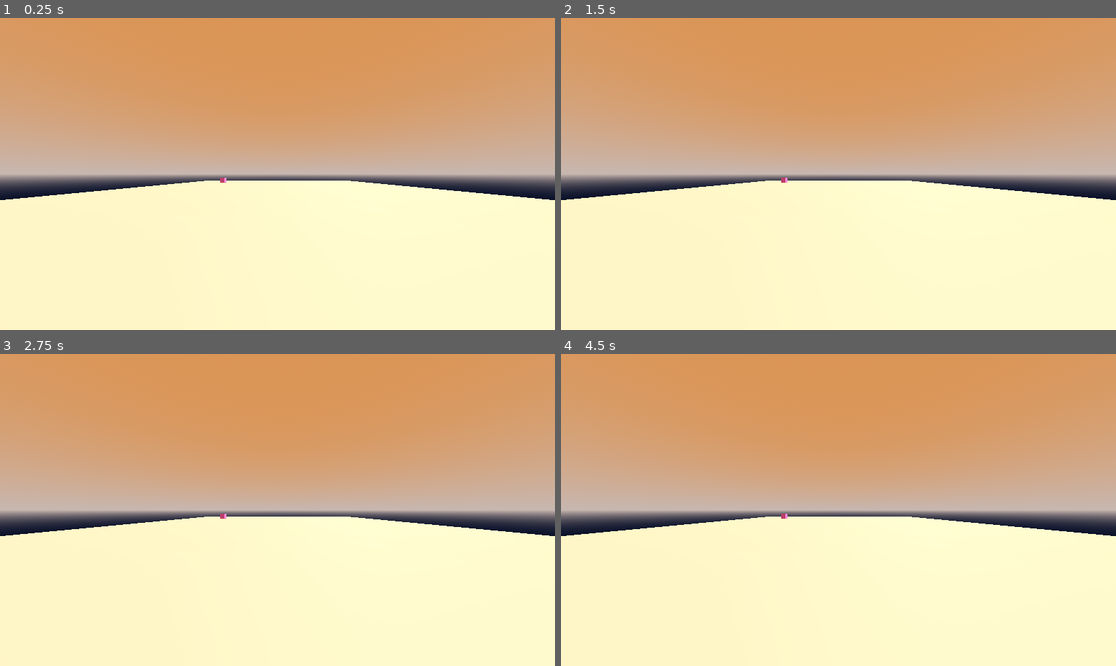
Above: before the commit, frames 1-4 (two rows, left to right).
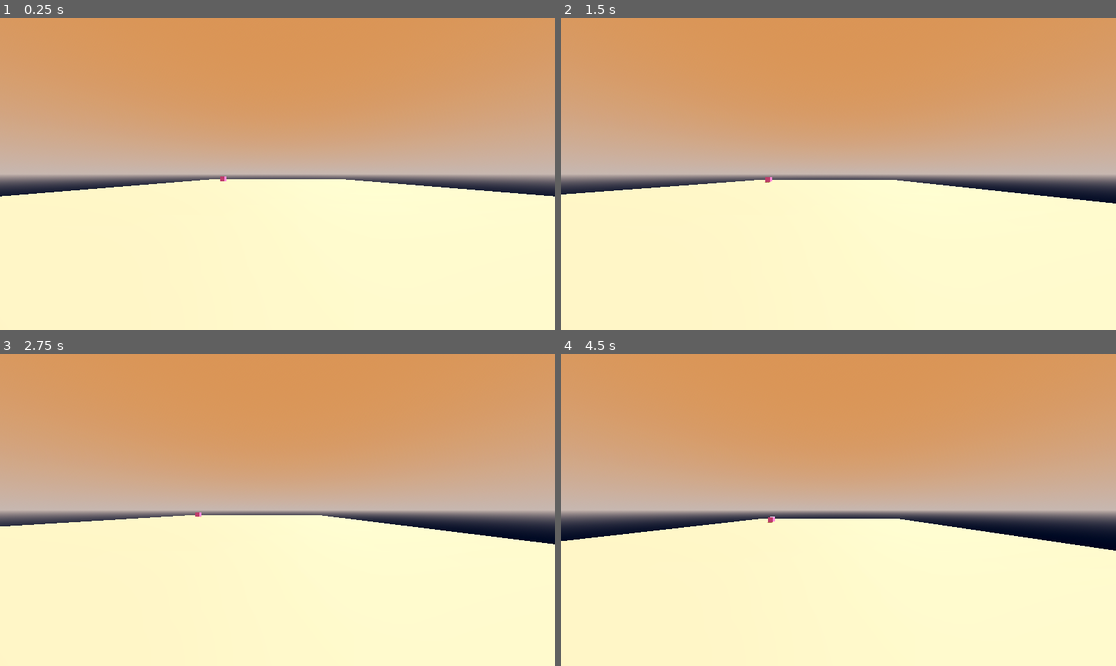
Above: after the commit, the same moments.

Repository: Slippery-Marker/TMTV_SJ2025
Game: Godot game, scene res://Scenes/Levels/test.tscn
Two runs of this game, one before a commit and one after it. Both use one fixed random seed, a clock stepped at 60 frames per second and the inputs below. The project has no main scene, so this scene is started directly.
Inputs:
- Up to frame 1 (0.25 s): no input
- Up to frame 2 (1.5 s): hold D (mrightward, bound only after the commit) 0.53-1.28 s; tap Space (jump, bound only after the commit) at 0.6, 0.77, 1.07, 1.35 s; hold S (mbackward, bound only after the commit) from 1.28 s (still down)
- Up to frame 3 (2.75 s): tap Space (jump, bound only after the commit) at 1.52, 1.82, 2.1 s; release S (mbackward, bound only after the commit) at 2.03 s; hold D (mrightward, bound only after the commit) from 2.03 s (still down)
- Up to frame 4 (4.5 s): release D (mrightward, bound only after the commit) at 2.78 s; hold W (mforward, bound only after the commit) 2.78-3.53 s; tap Space (jump, bound only after the commit) at 2.85, 3.02, 3.32, 3.6, 3.77, 4.07, 4.35 s; hold A (mleftward, bound only after the commit) from 3.53 s (still down)

The runs differ from the first frame. In frame 1, 0.7% of the frame differs, in the area x 0-100%, y 50-59%; in frame 2, 0.8%; in frame 3, 1.5%; in frame 4, 1.7%, in the area x 0-100%, y 51-64%.

Commit message:
today is like a diamond (here comes hope)
i have started working on Gdscript...im liking it more than c#.
includes movement codes and setup for screen turning features (mouse motion implementation)

Diff:
--- a/Scenes/Levels/test.tscn
+++ b/Scenes/Levels/test.tscn
@@ -1,6 +1,6 @@
 [gd_scene load_steps=6 format=3 uid="uid://dnjra2ol5vbe8"]
 
-[ext_resource type="PackedScene" uid="uid://xgxdbavmpxxa" path="res://Scenes/PB/Player.tscn" id="1_cmgem"]
+[ext_resource type="PackedScene" uid="uid://xgxdbavmpxxa" path="res://scenes/PB/Player.tscn" id="1_cmgem"]
 
 [sub_resource type="ProceduralSkyMaterial" id="ProceduralSkyMaterial_cmgem"]
 sky_top_color = Color(0.7451432, 0.45579368, 0.26899692, 1)
@@ -20,7 +20,7 @@
 [sub_resource type="StandardMaterial3D" id="StandardMaterial3D_cmgem"]
 albedo_color = Color(1, 0.47058824, 1, 1)
 
-[node name="Test" type="Node3D"]
+[node name="test" type="Node3D"]
 
 [node name="WorldEnvironment" type="WorldEnvironment" parent="."]
 environment = SubResource("Environment_q1p36")
@@ -39,7 +39,7 @@
 [node name="PlayerController" parent="." instance=ExtResource("1_cmgem")]
 transform = Transform3D(1, 0, 0, 0, 1, 0, 0, 0, 1, 0, 0.41574514, 21.194271)
 
-[node name="test object" type="CSGBox3D" parent="."]
+[node name="TestObject" type="CSGBox3D" parent="."]
 transform = Transform3D(1, 0, 0, 0, 0.9999945, 0.0033161195, 0, -0.0033161195, 0.9999945, -11.70214, 0.6882864, -12.841734)
 material_override = SubResource("StandardMaterial3D_cmgem")
 use_collision = true
--- a/Scenes/PB/Player.tscn
+++ b/Scenes/PB/Player.tscn
@@ -1,8 +1,11 @@
-[gd_scene load_steps=2 format=3 uid="uid://xgxdbavmpxxa"]
+[gd_scene load_steps=3 format=3 uid="uid://xgxdbavmpxxa"]
+
+[ext_resource type="Script" uid="uid://bud7dup4vpwq6" path="res://programs/player_brain.gd" id="1_t4ird"]
 
 [sub_resource type="CapsuleShape3D" id="CapsuleShape3D_of6eb"]
 
 [node name="PlayerController" type="CharacterBody3D"]
+script = ExtResource("1_t4ird")
 
 [node name="CollisionShape3D" type="CollisionShape3D" parent="."]
 transform = Transform3D(1, 0, 0, 0, 1, 0, 0, 0, 1, 0, 1, 0)
@@ -11,10 +14,12 @@
 [node name="CameraController" type="Node3D" parent="."]
 transform = Transform3D(1, 0, 0, 0, 1, 0, 0, 0, 1, 0, 1.6, 0)
 
-[node name="Camera3D" type="Camera3D" parent="CameraController"]
+[node name="PlayerCamera" type="Camera3D" parent="CameraController"]
+unique_name_in_owner = true
 transform = Transform3D(1, 0, 0, 0, 1, 0, 0, 0, 1, 0, 0, -0.48721588)
 fov = 90.0
 
-[node name="PlayerRay" type="RayCast3D" parent="CameraController/Camera3D"]
+[node name="PlayerRay" type="RayCast3D" parent="CameraController/PlayerCamera"]
+unique_name_in_owner = true
 collision_mask = 3
 collide_with_areas = true
--- /dev/null
+++ b/programs/player_brain.gd
@@ -0,0 +1,11 @@
+class_name player_brain
+extends CharacterBody3D
+var movement: player_movement
+func _ready() -> void:
+	movement = player_movement.new()
+	movement.set_character_node(self)
+func _physics_process(delta: float) -> void:
+	movement.handle_movement(delta)
+# NOTE: NEVER USE _process for anything realtime like movement. harsh lesson learned.
+func _process(delta: float) -> void:
+	pass
--- /dev/null
+++ b/programs/player_movement.gd
@@ -0,0 +1,30 @@
+class_name player_movement
+# Does NOT need to be inheriting from the node it's trying to affect. also RefCounted is cool.
+extends RefCounted
+const SPEED = 5.0
+const JUMP_VELOCITY = 4.5
+var character: CharacterBody3D
+var mouse:player_movement_mouseinfluence
+func _ready()->void:
+	mouse=player_movement_mouseinfluence.new()
+func set_character_node(node: CharacterBody3D) -> void:
+	# PlayerController's self Getter Setter within player_brain.gd
+	character = node
+# NOTE: making custom functions is always better than using default ones.
+func handle_movement(delta: float) -> void:
+	# Get the full gravity vector from the CharacterBody3D node
+	var gravity: Vector3 = character.get_gravity()
+	# Apply gravity only to the Y component of velocity
+	if not character.is_on_floor():
+		character.velocity.y += gravity.y * delta
+	if Input.is_action_just_pressed("jump") and character.is_on_floor():
+		character.velocity.y = JUMP_VELOCITY
+	var input_dir := Input.get_vector("mleftward", "mrightward", "mforward", "mbackward")
+	var direction := (character.transform.basis * Vector3(input_dir.x, 0, input_dir.y)).normalized()
+	if direction:
+		character.velocity.x = direction.x * SPEED
+		character.velocity.z = direction.z * SPEED
+	else:
+		character.velocity.x = move_toward(character.velocity.x, 0, SPEED)
+		character.velocity.z = move_toward(character.velocity.z, 0, SPEED)
+	character.move_and_slide()
--- /dev/null
+++ b/programs/player_movement_mouseinfluence.gd
@@ -0,0 +1,6 @@
+class_name player_movement_mouseinfluence
+extends RefCounted
+func _ready() -> void:
+	pass
+func _physics_process(delta: float) -> void:
+	pass
--- a/project.godot
+++ b/project.godot
@@ -14,6 +14,73 @@
 config/features=PackedStringArray("4.5", "Mobile")
 config/icon="res://icon.svg"
 
+[editor]
+
+version_control/autoload_on_startup=true
+
+[input]
+
+mforward={
+"deadzone": 0.2,
+"events": [Object(InputEventKey,"resource_local_to_scene":false,"resource_name":"","device":-1,"window_id":0,"alt_pressed":false,"shift_pressed":false,"ctrl_pressed":false,"meta_pressed":false,"pressed":false,"keycode":0,"physical_keycode":87,"key_label":0,"unicode":119,"location":0,"echo":false,"script":null)
+]
+}
+mbackward={
+"deadzone": 0.2,
+"events": [Object(InputEventKey,"resource_local_to_scene":false,"resource_name":"","device":-1,"window_id":0,"alt_pressed":false,"shift_pressed":false,"ctrl_pressed":false,"meta_pressed":false,"pressed":false,"keycode":0,"physical_keycode":83,"key_label":0,"unicode":115,"location":0,"echo":false,"script":null)
+]
+}
+mleftward={
+"deadzone": 0.2,
+"events": [Object(InputEventKey,"resource_local_to_scene":false,"resource_name":"","device":-1,"window_id":0,"alt_pressed":false,"shift_pressed":false,"ctrl_pressed":false,"meta_pressed":false,"pressed":false,"keycode":0,"physical_keycode":65,"key_label":0,"unicode":97,"location":0,"echo":false,"script":null)
+]
+}
+mrightward={
+"deadzone": 0.2,
+"events": [Object(InputEventKey,"resource_local_to_scene":false,"resource_name":"","device":-1,"window_id":0,"alt_pressed":false,"shift_pressed":false,"ctrl_pressed":false,"meta_pressed":false,"pressed":false,"keycode":0,"physical_keycode":68,"key_label":0,"unicode":100,"location":0,"echo":false,"script":null)
+]
+}
+jump={
+"deadzone": 0.2,
+"events": [Object(InputEventKey,"resource_local_to_scene":false,"resource_name":"","device":-1,"window_id":0,"alt_pressed":false,"shift_pressed":false,"ctrl_pressed":false,"meta_pressed":false,"pressed":false,"keycode":0,"physical_keycode":32,"key_label":0,"unicode":32,"location":0,"echo":false,"script":null)
+]
+}
+exit={
+"deadzone": 0.2,
+"events": [Object(InputEventKey,"resource_local_to_scene":false,"resource_name":"","device":-1,"window_id":0,"alt_pressed":false,"shift_pressed":false,"ctrl_pressed":false,"meta_pressed":false,"pressed":false,"keycode":0,"physical_keycode":4194305,"key_label":0,"unicode":0,"location":0,"echo":false,"script":null)
+]
+}
+int1={
+"deadzone": 0.2,
+"events": [Object(InputEventKey,"resource_local_to_scene":false,"resource_name":"","device":-1,"window_id":0,"alt_pressed":false,"shift_pressed":false,"ctrl_pressed":false,"meta_pressed":false,"pressed":false,"keycode":0,"physical_keycode":70,"key_label":0,"unicode":102,"location":0,"echo":false,"script":null)
+]
+}
+int2={
+"deadzone": 0.2,
+"events": [Object(InputEventKey,"resource_local_to_scene":false,"resource_name":"","device":-1,"window_id":0,"alt_pressed":false,"shift_pressed":false,"ctrl_pressed":false,"meta_pressed":false,"pressed":false,"keycode":0,"physical_keycode":69,"key_label":0,"unicode":101,"location":0,"echo":false,"script":null)
+]
+}
+int3={
+"deadzone": 0.2,
+"events": [Object(InputEventKey,"resource_local_to_scene":false,"resource_name":"","device":-1,"window_id":0,"alt_pressed":false,"shift_pressed":false,"ctrl_pressed":false,"meta_pressed":false,"pressed":false,"keycode":0,"physical_keycode":71,"key_label":0,"unicode":103,"location":0,"echo":false,"script":null)
+]
+}
+act1={
+"deadzone": 0.2,
+"events": [Object(InputEventMouseButton,"resource_local_to_scene":false,"resource_name":"","device":-1,"window_id":0,"alt_pressed":false,"shift_pressed":false,"ctrl_pressed":false,"meta_pressed":false,"button_mask":1,"position":Vector2(95, 9),"global_position":Vector2(104, 57),"factor":1.0,"button_index":1,"canceled":false,"pressed":true,"double_click":false,"script":null)
+]
+}
+act2={
+"deadzone": 0.2,
+"events": [Object(InputEventMouseButton,"resource_local_to_scene":false,"resource_name":"","device":-1,"window_id":0,"alt_pressed":false,"shift_pressed":false,"ctrl_pressed":false,"meta_pressed":false,"button_mask":2,"position":Vector2(110, 16),"global_position":Vector2(119, 64),"factor":1.0,"button_index":2,"canceled":false,"pressed":true,"double_click":false,"script":null)
+]
+}
+act3={
+"deadzone": 0.2,
+"events": [Object(InputEventMouseButton,"resource_local_to_scene":false,"resource_name":"","device":-1,"window_id":0,"alt_pressed":false,"shift_pressed":false,"ctrl_pressed":false,"meta_pressed":false,"button_mask":4,"position":Vector2(253, 23),"global_position":Vector2(262, 71),"factor":1.0,"button_index":3,"canceled":false,"pressed":true,"double_click":false,"script":null)
+]
+}
+
 [rendering]
 
 renderer/rendering_method="mobile"
Not shown, added: programs/player_brain.gd.uid
Not shown, added: programs/player_movement.gd.uid
Not shown, added: programs/player_movement_mouseinfluence.gd.uid
Not shown, added: .gitattributes
